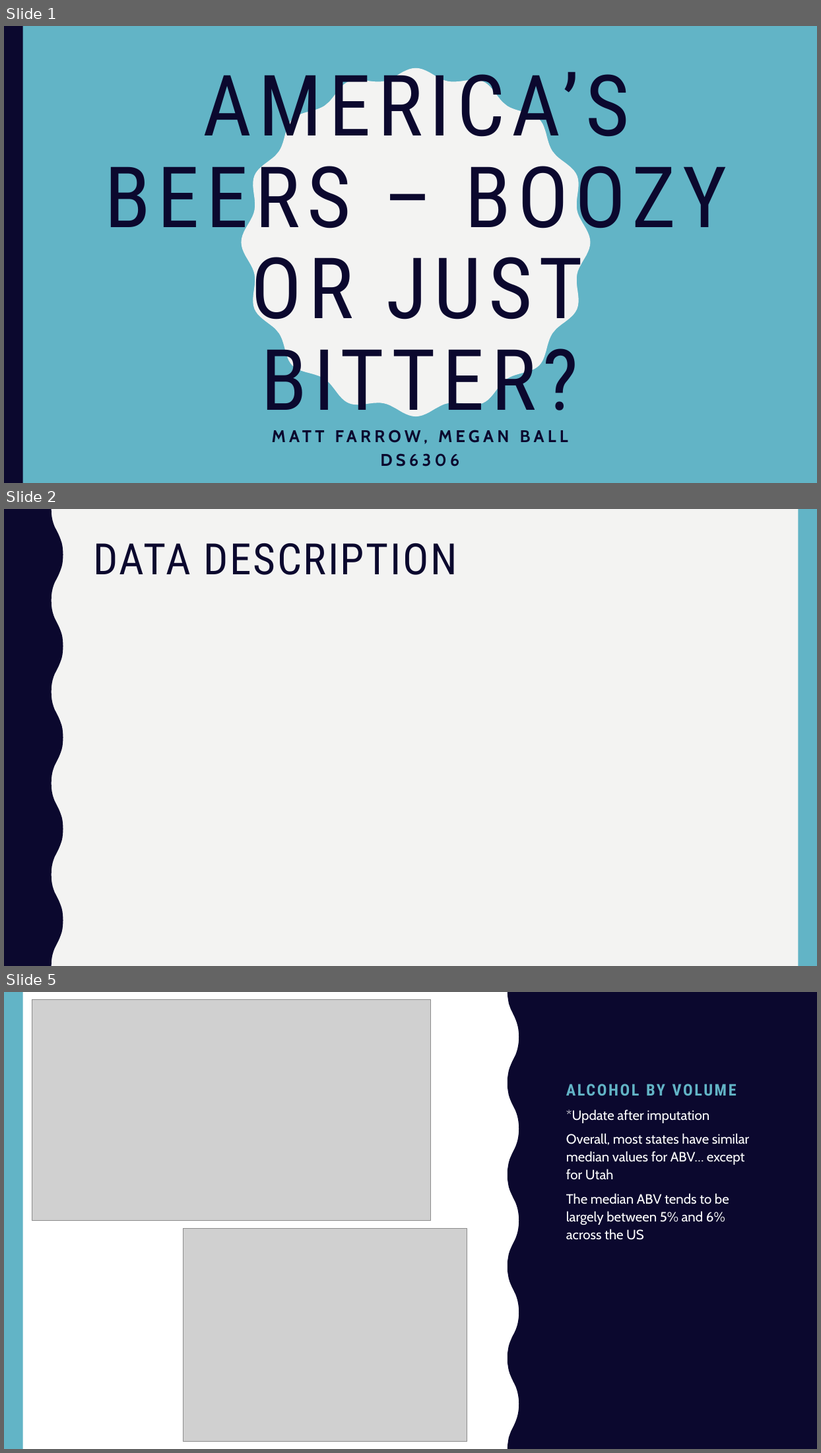
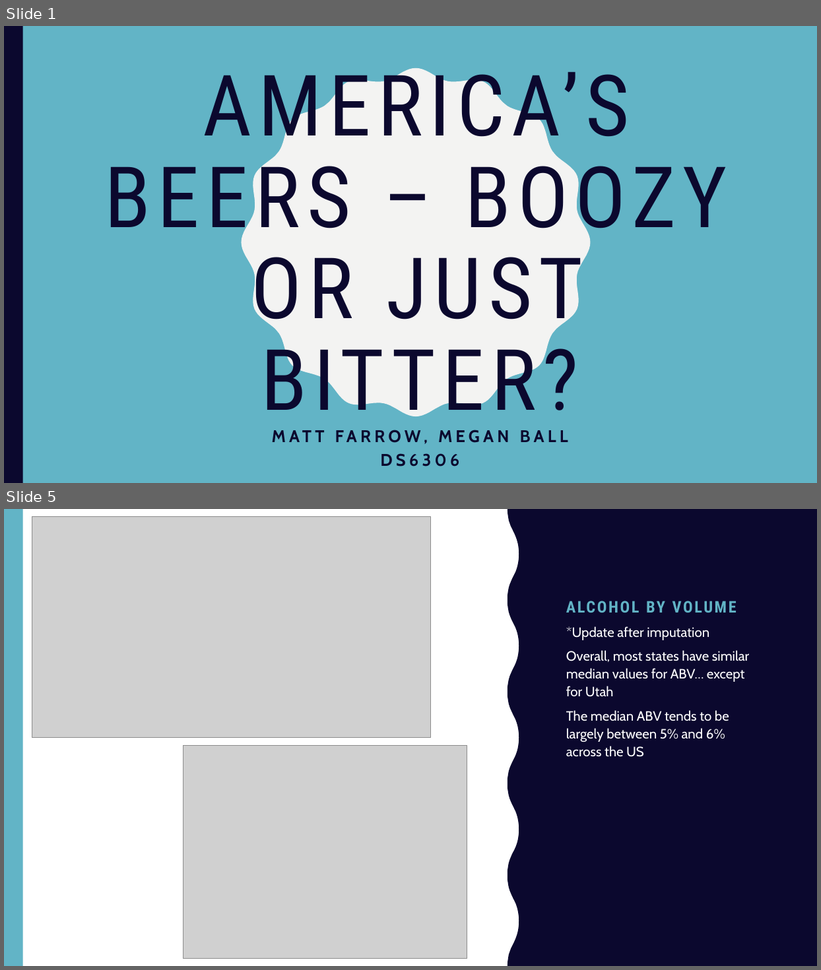
Before and after one commit to mattfarrow1/6306-project-1, a slide deck: docs/Matt_Farrow_Megan_Ball_DS6306_EDA.pptx. Shown one above the other, each under a label of ours: slides 1, 2 and 5 before the commit, slides 1 and 5 after it; the slides between them are not shown. The pictures are 821x1453 and 821x970 pixels, drawn with LibreOffice and Linux fonts; fonts in the diff are those of the drawing; grey boxes stand for pictures. Boxes give left, top, right and bottom in pixels: in the first picture for what was removed or moved away, otherwise in the second. Text is boxed around its words. In the diff, an @@ line names an element or a change of style, - is before the commit and + after.

Commit message:
Update ppt with data dictionary, impute/missing, table of breweries by state

```diff
--- a/docs/Matt_Farrow_Megan_Ball_DS6306_EDA.pptx
+++ b/docs/Matt_Farrow_Megan_Ball_DS6306_EDA.pptx
@@ slide 2 removed at <box>4,509,817,966</box>, background #F3F3F2 @@
@@ freeform shape removed at <box>4,509,63,966</box> @@
@@ rectangle removed at <box>798,509,817,966</box> @@
@@ title removed at <box>94,543,457,575</box> @@
-DATA DESCRIPTION
```
Also in this commit, not shown: 2 slides changed, 1 slide added.
